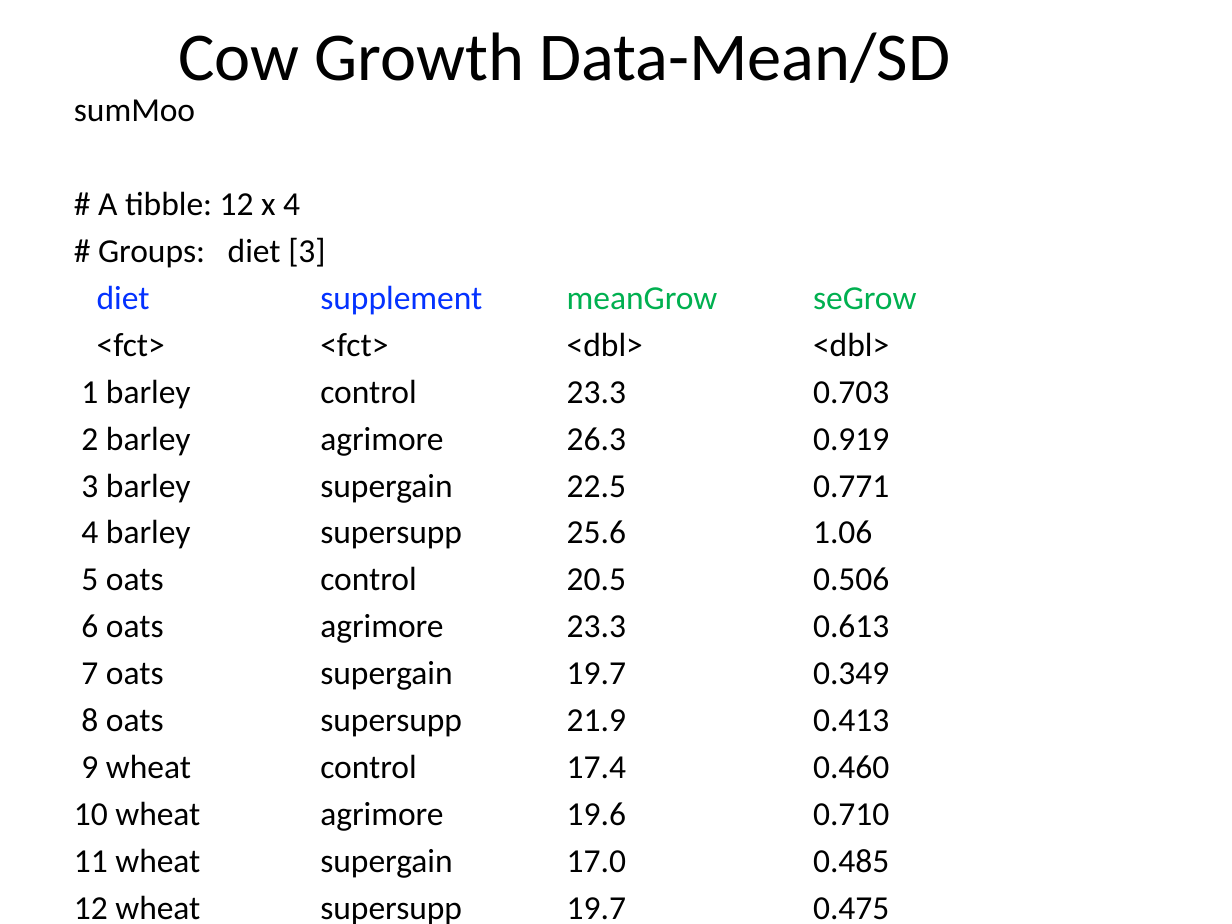
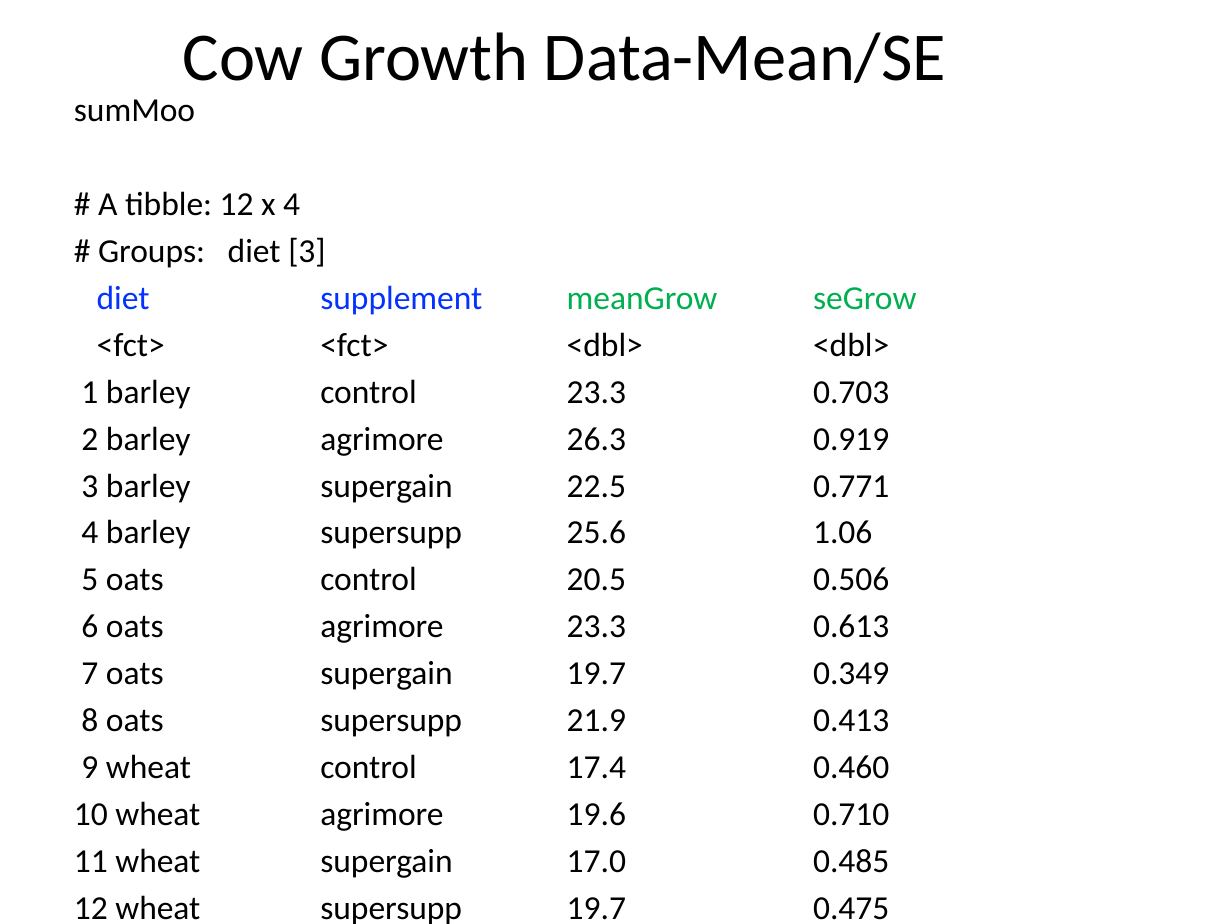
Before and after one commit to cmgienger/6-2WayANOVA, a slide deck: slide 22 of 6-2Way_ANOVA.pptx (slide 20 before the commit). Drawn at 1232x924 pixels with LibreOffice and Linux fonts; fonts in the diff are those of the drawing. Boxes give left, top, right and bottom in pixels: in the first picture for what was removed or moved away, otherwise in the second. Text is boxed around its words. In the diff, an @@ line names an element or a change of style, - is before the commit and + after.

```diff
--- a/6-2Way_ANOVA.pptx
+++ b/6-2Way_ANOVA.pptx
@@ title at [183,32,946,83]: text changed @@
-Cow Growth Data-Mean/SD
+Cow Growth Data-Mean/SE
```
Also in this commit, not shown: 6 other slides changed, 5 slides added.
